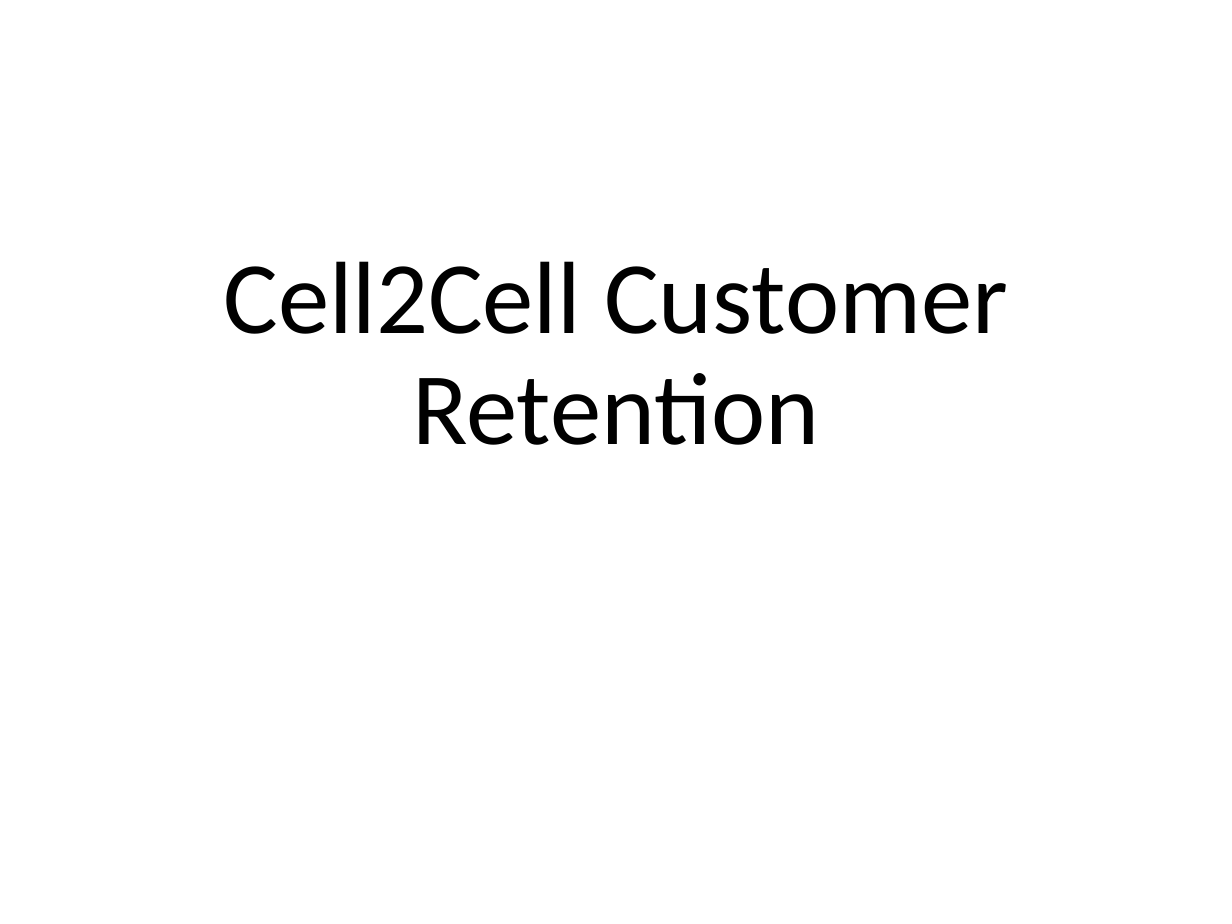
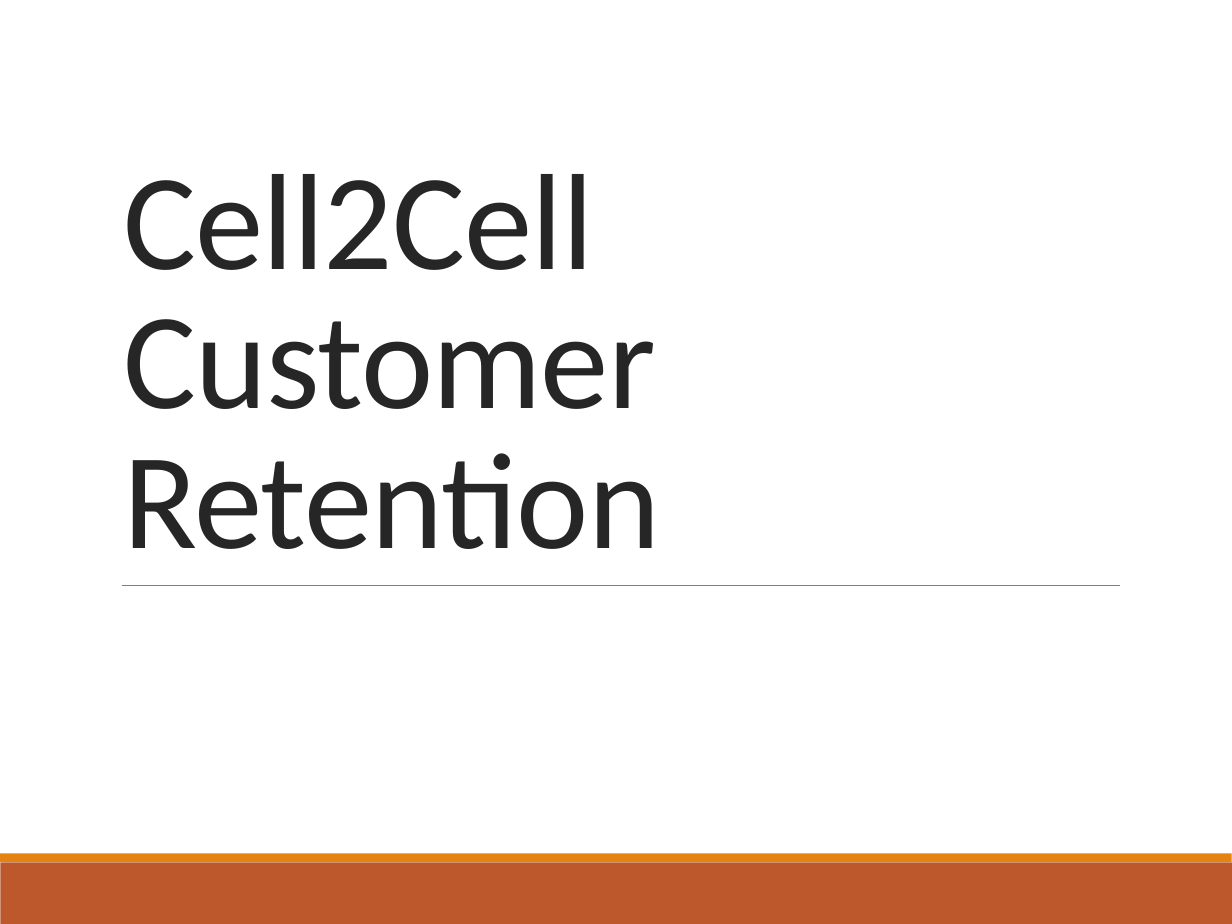
Before and after one commit to Oldyeller89/M_A_HW_Git, a slide deck: slide 1 of Assignment6/cell2cell analysis.pptx. Drawn at 1232x924 pixels with LibreOffice and Linux fonts; fonts in the diff are those of the drawing. Boxes give left, top, right and bottom in pixels: in the first picture for what was removed or moved away, otherwise in the second. Text is boxed around its words. In the diff, an @@ line names an element or a change of style, - is before the commit and + after.

```diff
--- a/Assignment6/cell2cell analysis.pptx
+++ b/Assignment6/cell2cell analysis.pptx
@@ title "Cell2Cell Customer Retention": place and size @@
-title "Cell2Cell Customer Retention" at (223, 261, 1008, 445)
+title "Cell2Cell Customer Retention" at (123, 174, 660, 549)
@@ title "Cell2Cell Customer Retention" at (123, 174, 660, 549): size 60 to 80 pt, text colour #000000 to #262626, letter spacing 0 to -0.5 pt; alignment centre to left; line spacing 0.9 to 0.85 @@
@@ line added from (122, 585) to (1120, 585), #808080 0.5 pt @@
@@ rectangle added at (0, 862, 1232, 924), fill #BD582C @@
@@ rectangle added at (0, 854, 1232, 862), fill #E48312 @@
```
Also in this commit, not shown: 5 other slides changed, 1 slide added, 3 other files.
